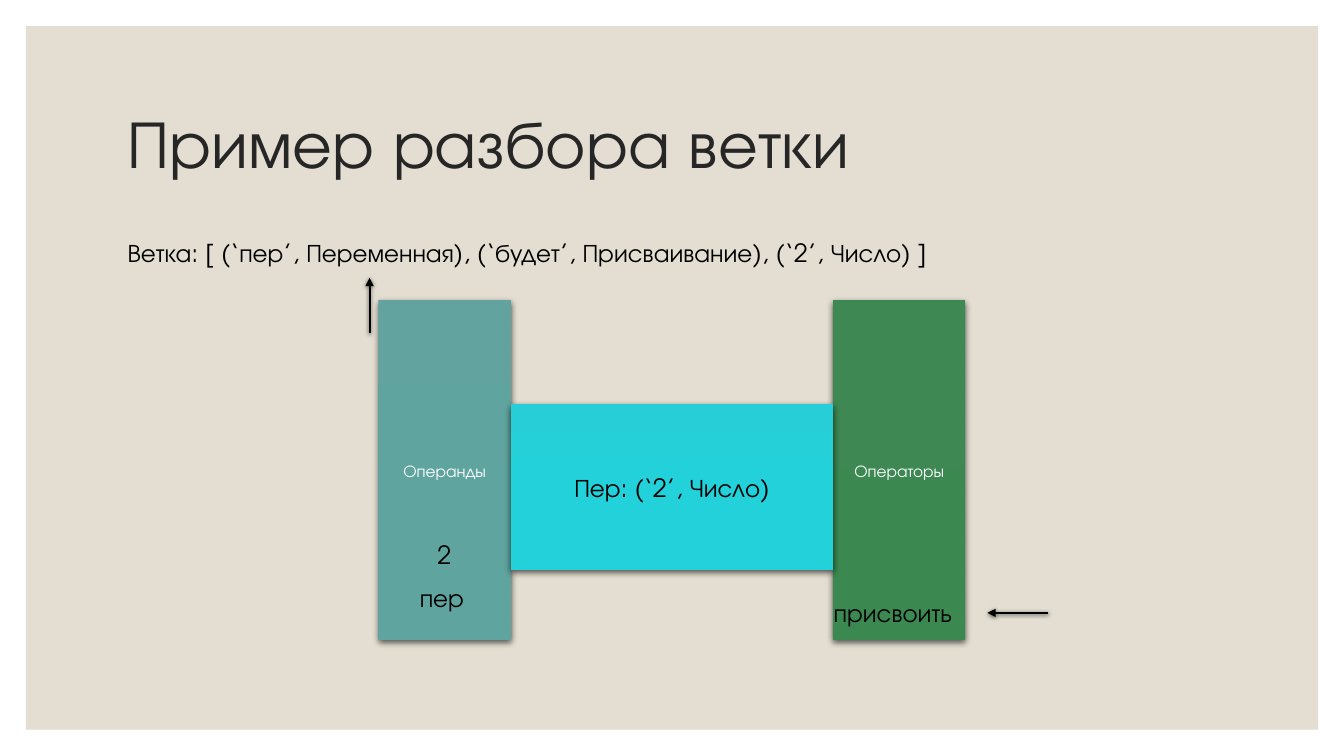
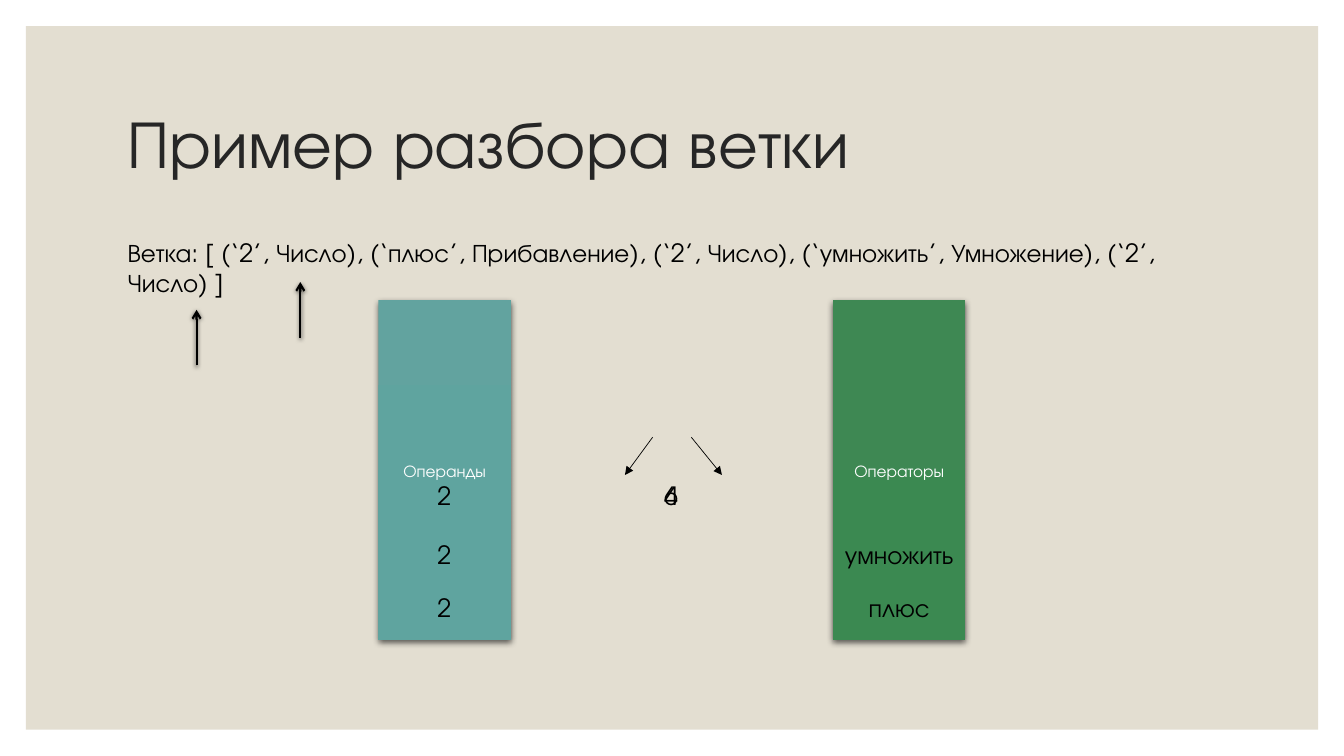
Before and after one commit to NemoNology/Programing-languages-theory, a slide deck: slide 21 of Lab-s/Translator/Presentation.pptx (slide 22 before the commit). Drawn at 1344x756 pixels with LibreOffice and Linux fonts; fonts in the diff are those of the drawing. Boxes give left, top, right and bottom in pixels: in the first picture for what was removed or moved away, otherwise in the second. Text is boxed around its words. In the diff, an @@ line names an element or a change of style, - is before the commit and + after.

```diff
--- a/Lab-s/Translator/Presentation.pptx
+++ b/Lab-s/Translator/Presentation.pptx
@@ text at [128, 243, 1155, 298]: text changed @@
-Ветка: [ (‘пер’, Переменная), (‘будет’, Присваивание), (‘2’, Число) ]
+Ветка: [ (‘2’, Число), (‘плюс’, Прибавление), (‘2’, Число), (‘умножить’, Умножение), (‘2’, Число) ]
@@ arrow moved from (370, 334) - (370, 277) to (300, 338) - (300, 282) @@
@@ arrow (300, 338) - (300, 282): arrowheads changed @@
@@ arrow added from (197, 366) to (197, 310), #000000 1.5 pt @@
@@ rectangle removed at [511, 404, 834, 570] @@
-Пер: (‘2’, Число)
@@ arrow moved from (657, 430) - (620, 481) to (652, 438) - (625, 475) @@
@@ arrow (652, 438) - (625, 475): stroke #000000 0.75 pt to #000000 0.5 pt; arrowheads changed @@
@@ arrow moved from (687, 430) - (727, 481) to (692, 438) - (722, 475) @@
@@ arrow (692, 438) - (722, 475): stroke #000000 0.75 pt to #000000 0.5 pt; arrowheads changed @@
@@ text added at [437, 479, 451, 505], 18 pt, text #000000 @@
+2
@@ text added at [664, 486, 678, 506], 18 pt, text #000000 @@
+4
@@ text added at [664, 486, 678, 506], 18 pt, text #000000 @@
+6
@@ text added at [845, 551, 954, 569], 18 pt, text #000000 @@
+умножить
@@ text removed at [420, 594, 464, 612] @@
-пер
@@ text added at [437, 598, 451, 617], 18 pt, text #000000 @@
+2
@@ text removed at [834, 609, 952, 627] @@
-присвоить
@@ text added at [869, 604, 930, 617], 18 pt, text #000000 @@
+плюс
@@ arrow removed from (1049, 613) to (988, 613) @@
```
Also in this commit, not shown: 3 slides removed.
